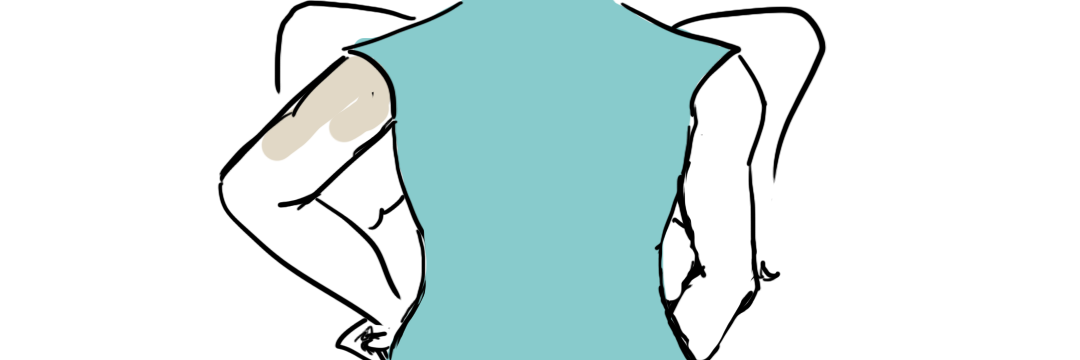
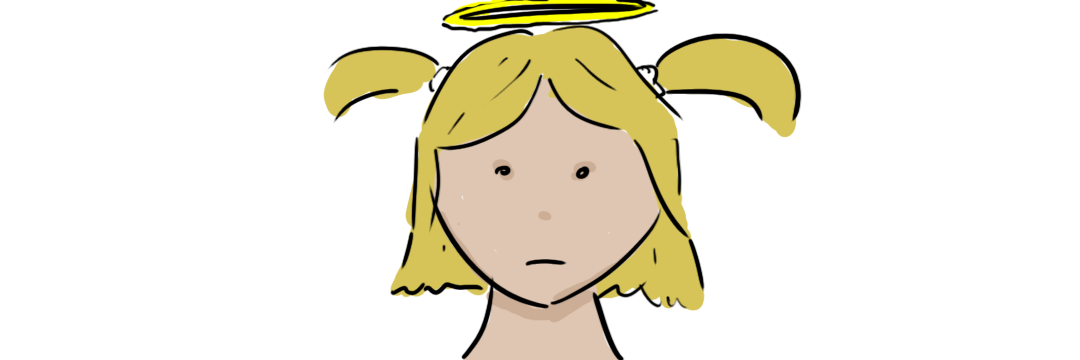
The second 1080 x 360 image is a revision of the first. Changes to its layers:
added group "legs001" with 2 layers in group "legs" over [235, 0, 827, 360]
hid "Ebene 8", moved it into group "legs001", painted on it over [235, 0, 827, 360]
hid "Ebene 7", painted on it over [217, 0, 827, 360]
added group "head003" with 2 layers in group "heads" over [323, 0, 802, 360]
added layer "Ebene 18" in group "head003" over [325, 0, 802, 360]
added layer "Ebene 19" in group "head003" over [323, 0, 797, 360]
